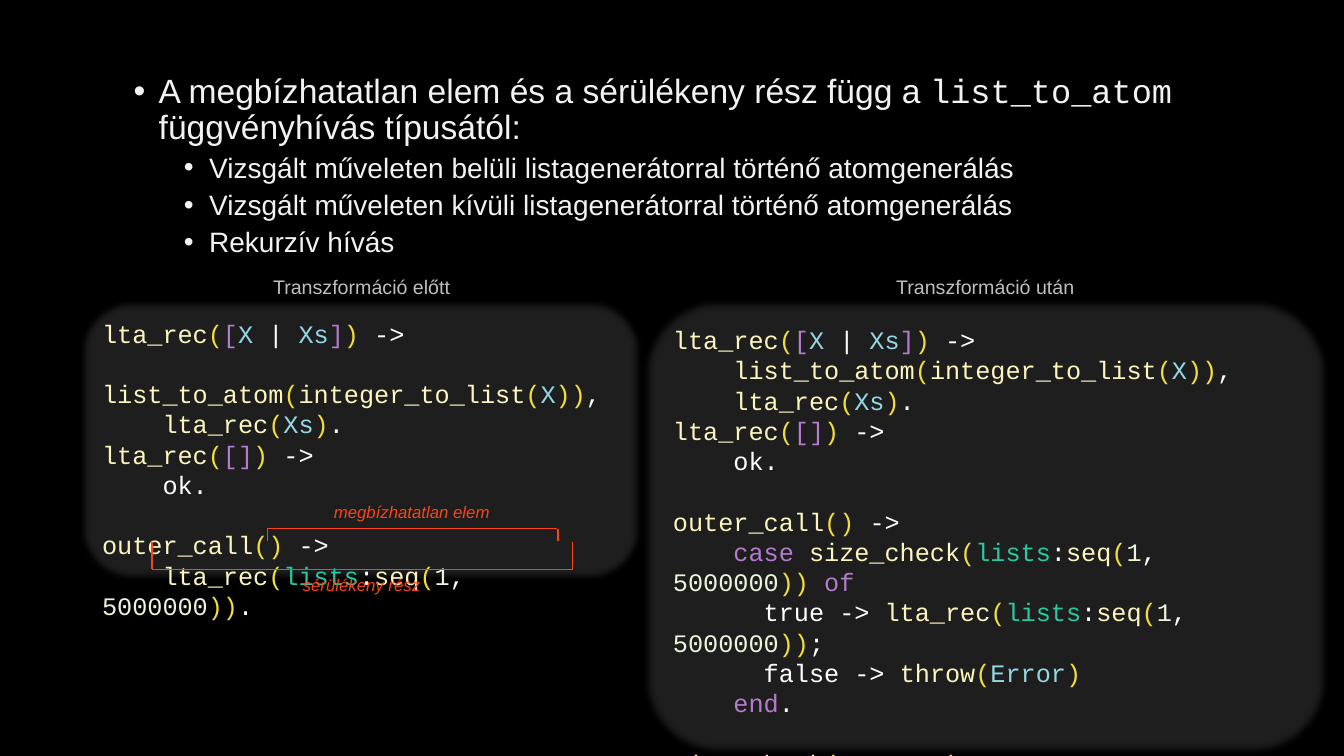
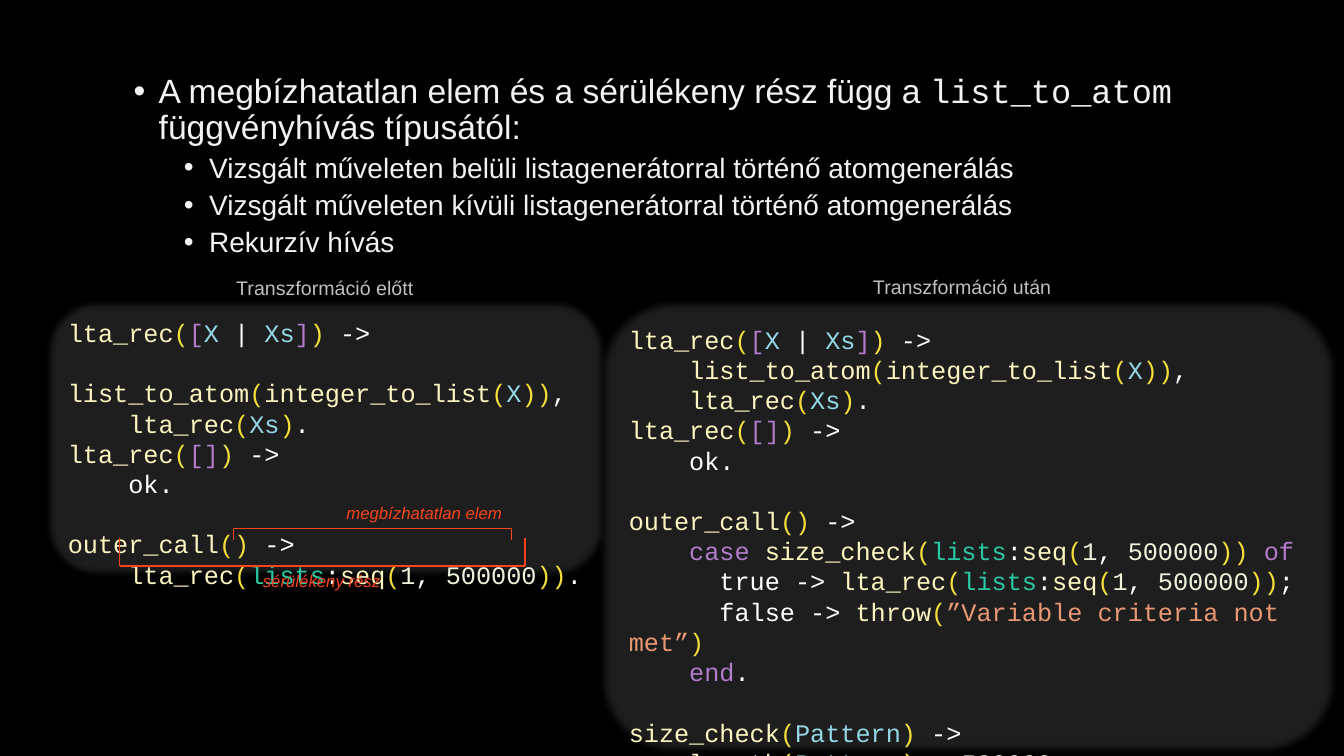
Before and after one commit to juhasznellee/msc_szakdoga, a slide deck: slide 12 of diplomamunka.pptx (slide 9 before the commit). Drawn at 1344x756 pixels with LibreOffice and Linux fonts; fonts in the diff are those of the drawing; background and template pictures are left out. Boxes give left, top, right and bottom in pixels: in the first picture for what was removed or moved away, otherwise in the second. Text is boxed around its words. In the diff, an @@ line names an element or a change of style, - is before the commit and + after.

Commit message:
msc ppt V5

```diff
--- a/diplomamunka.pptx
+++ b/diplomamunka.pptx
@@ 1 rounded rectangle, 1 line, 1 text: place and size @@
-1 rounded rectangle, 1 line, 1 text at [78, 279, 642, 582]
+1 rounded rectangle, 1 line, 1 text at [44, 280, 607, 578]
@@ text in rounded rectangle at [598, 298, 1338, 755]: text changed @@
-length(Pattern) < 5000000.
+length(Pattern) < 500000.
@@ rounded rectangle "lta_rec([X | Xs]) ->": place and size @@
-rounded rectangle "lta_rec([X | Xs]) ->" at [642, 299, 1329, 756]
+rounded rectangle "lta_rec([X | Xs]) ->" at [598, 298, 1338, 755]
@@ text "Transzformáció után": place and size @@
-text "Transzformáció után" at [896, 279, 1074, 294]
+text "Transzformáció után" at [873, 279, 1051, 294]
@@ text "megbízhatatlan elem": place and size @@
-text "megbízhatatlan elem" at [334, 505, 489, 522]
+text "megbízhatatlan elem" at [346, 506, 502, 523]
@@ line moved from (152, 570) - (152, 541) to (120, 567) - (120, 538) @@
@@ line moved from (267, 529) - (558, 529) to (234, 528) - (511, 528) @@
@@ line moved from (558, 540) - (558, 529) to (511, 540) - (511, 528) @@
@@ line moved from (573, 570) - (573, 541) to (525, 567) - (525, 538) @@
@@ line moved from (152, 570) - (573, 570) to (120, 567) - (525, 567) @@
@@ text in rounded rectangle at [128, 565, 582, 591]: text changed @@
-lta_rec(lists:seq(1, 5000000)).
+lta_rec(lists:seq(1, 500000)).
@@ text "sérülékeny rész": place and size @@
-text "sérülékeny rész" at [303, 577, 420, 595]
+text "sérülékeny rész" at [263, 574, 381, 591]
@@ text in rounded rectangle at [629, 542, 1294, 657]: text changed @@
-case size_check(lists:seq(1, 5000000)) of
-true -> lta_rec(lists:seq(1, 5000000));
-false -> throw(Error)
+case size_check(lists:seq(1, 500000)) of
+true -> lta_rec(lists:seq(1, 500000));
+false -> throw(”Variable criteria not met”)
```
Also in this commit, not shown: 10 other slides changed, 5 slides added, 2 slides removed.
